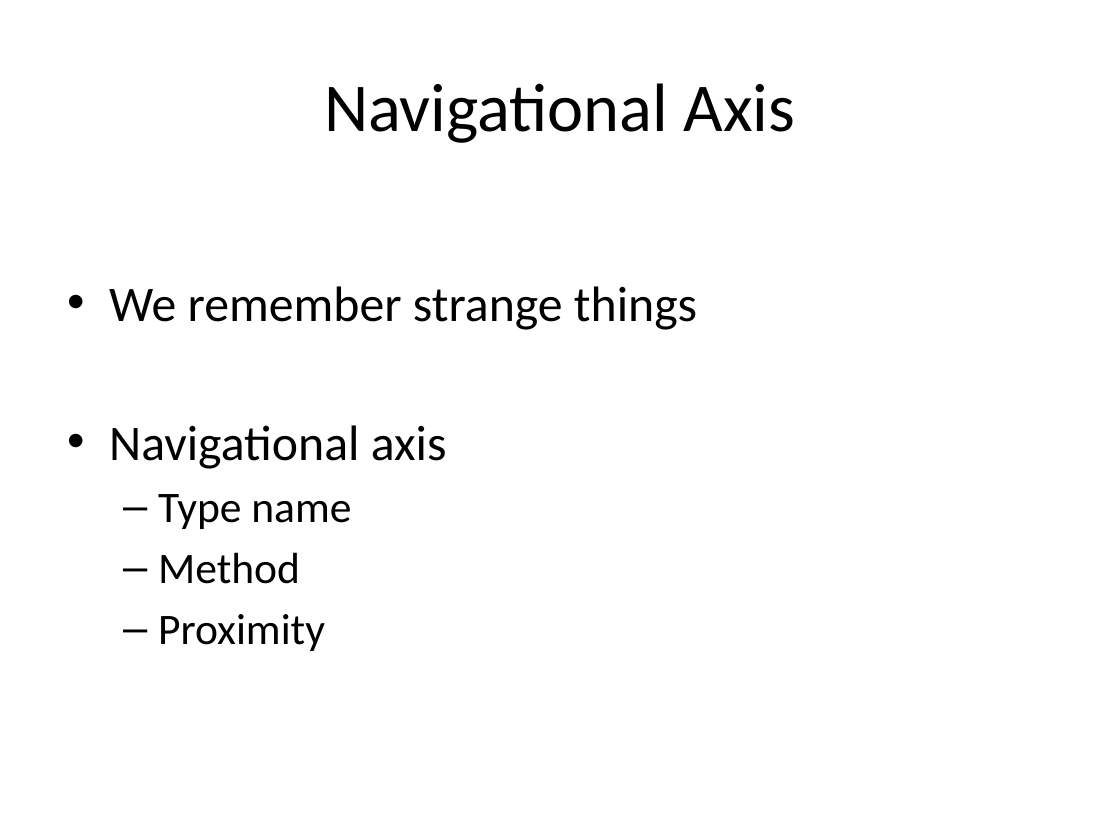
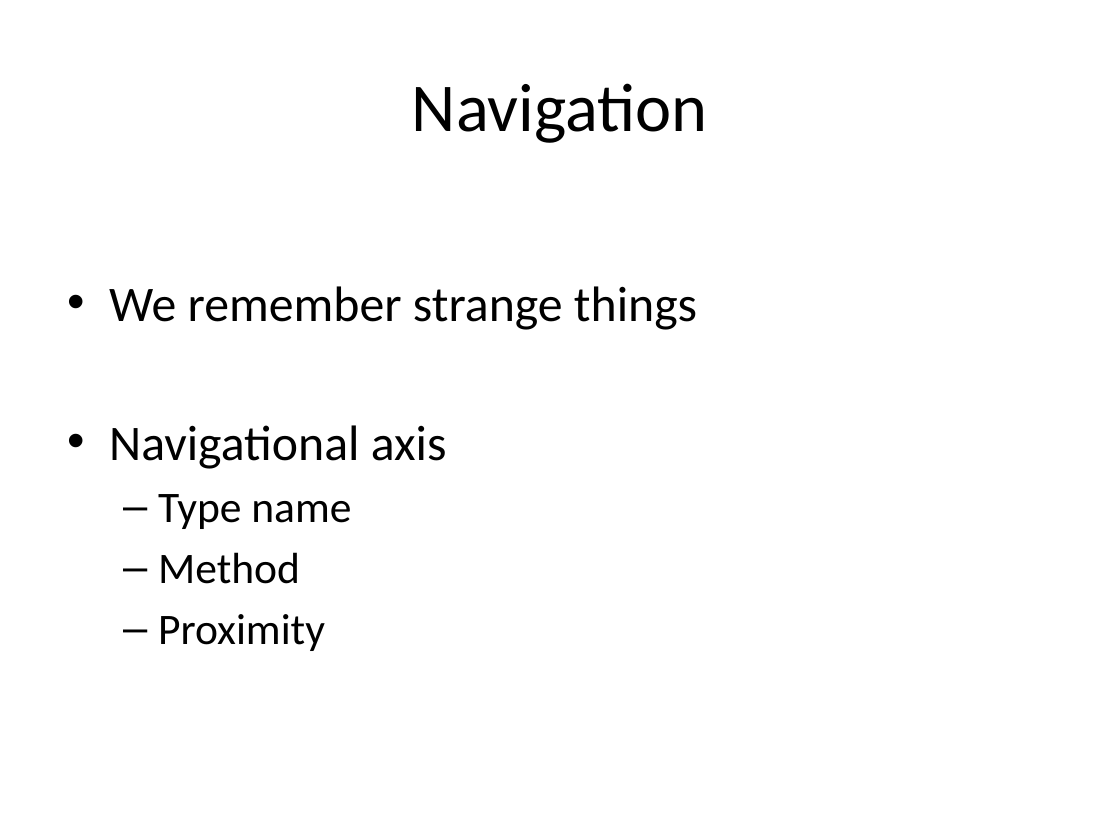
Before and after one commit to rasmuskl/ReSharperCourse, a slide deck: slide 1 of Presentations/2 - Exercises - ReSharper Course.pptx (slide 2 before the commit). Drawn at 1120x840 pixels with LibreOffice and Linux fonts; fonts in the diff are those of the drawing. Boxes give left, top, right and bottom in pixels: in the first picture for what was removed or moved away, otherwise in the second. Text is boxed around its words. In the diff, an @@ line names an element or a change of style, - is before the commit and + after.

```diff
--- a/Presentations/2 - Exercises - ReSharper Course.pptx
+++ b/Presentations/2 - Exercises - ReSharper Course.pptx
@@ title at bbox=[412, 83, 708, 143]: text changed @@
-Navigational Axis
+Navigation
```
Also in this commit, not shown: 3 other slides changed, 1 slide added, 7 other files.
